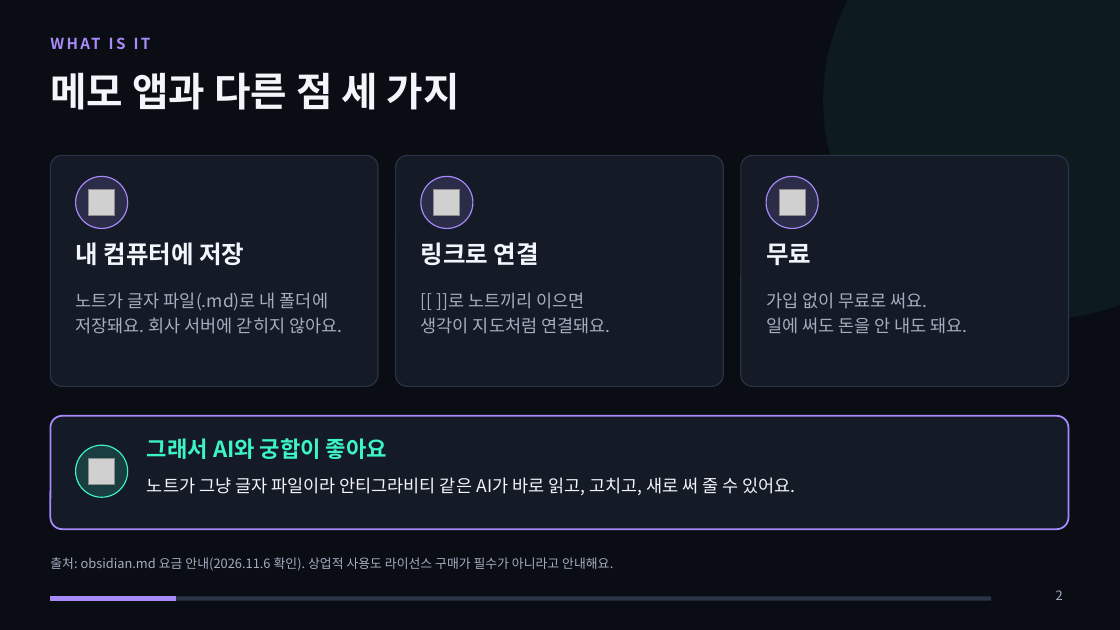
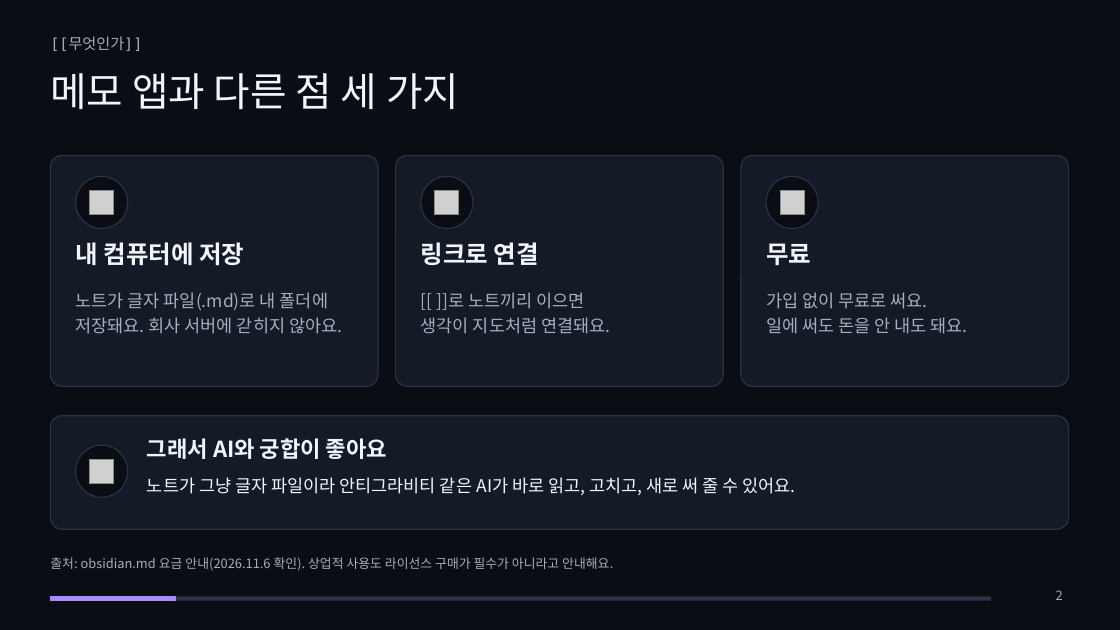
Before and after one commit to metaluca27/huhsame-script, a slide deck: slide 2 of docs/강의/옵시디언_입문/옵시디언_입문_강의.pptx. Drawn at 1120x630 pixels with LibreOffice and Linux fonts; fonts in the diff are those of the drawing; grey boxes stand for pictures. Boxes give left, top, right and bottom in pixels: in the first picture for what was removed or moved away, otherwise in the second. Text is boxed around its words. In the diff, an @@ line names an element or a change of style, - is before the commit and + after.

```diff
--- a/docs/강의/옵시디언_입문/옵시디언_입문_강의.pptx
+++ b/docs/강의/옵시디언_입문/옵시디언_입문_강의.pptx
@@ title "메모 앱과 다른 점 세 ..." at [50, 73, 459, 109]: bold off @@
@@ text at [50, 37, 142, 51]: text changed; font Noto Sans CJK KR to DejaVu Sans Mono; text colour #A88BFA to #A3AEC0; bold off @@
-WHAT IS IT
+[[무엇인가]]
@@ fill #A88BFA at 16% opacity to #0A0D14; outline #A88BFA 1 pt to #2A3446 1 pt in 3 elements at [76, 176, 128, 229], [421, 176, 473, 229], [766, 176, 818, 229] @@
@@ rounded rectangle at [50, 416, 1069, 529]: outline #A88BFA 1.5 pt to #2A3446 1 pt @@
@@ ellipse at [76, 445, 128, 497]: fill #3DF5C4 at 16% opacity to #0A0D14; outline #3DF5C4 1 pt to #2A3446 1 pt @@
@@ text "그래서 AI와 궁합이 좋아요" at [147, 438, 387, 459]: text colour #3DF5C4 to #F2F5FA @@
```
Also in this commit, not shown: 14 other slides changed, 9 other files.
